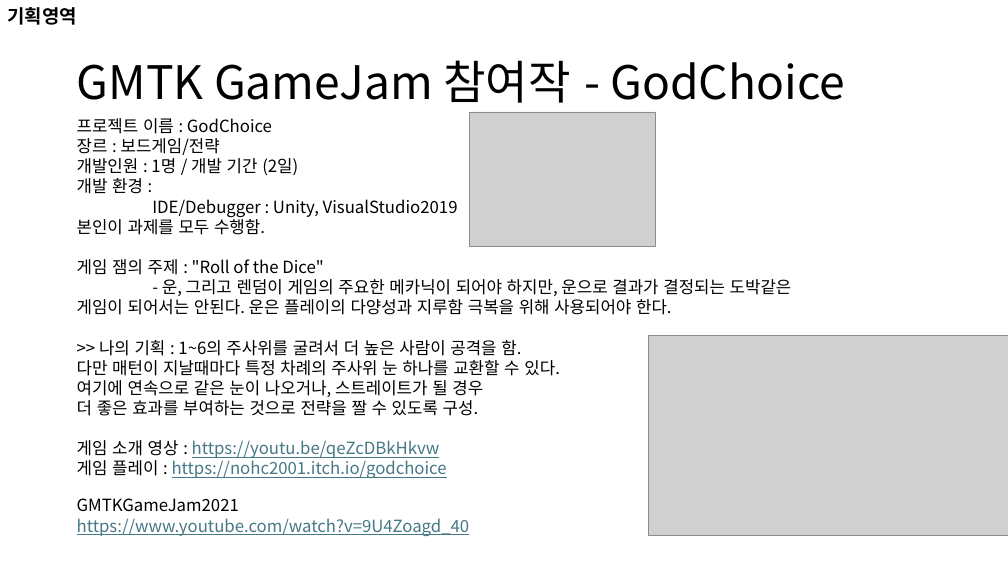
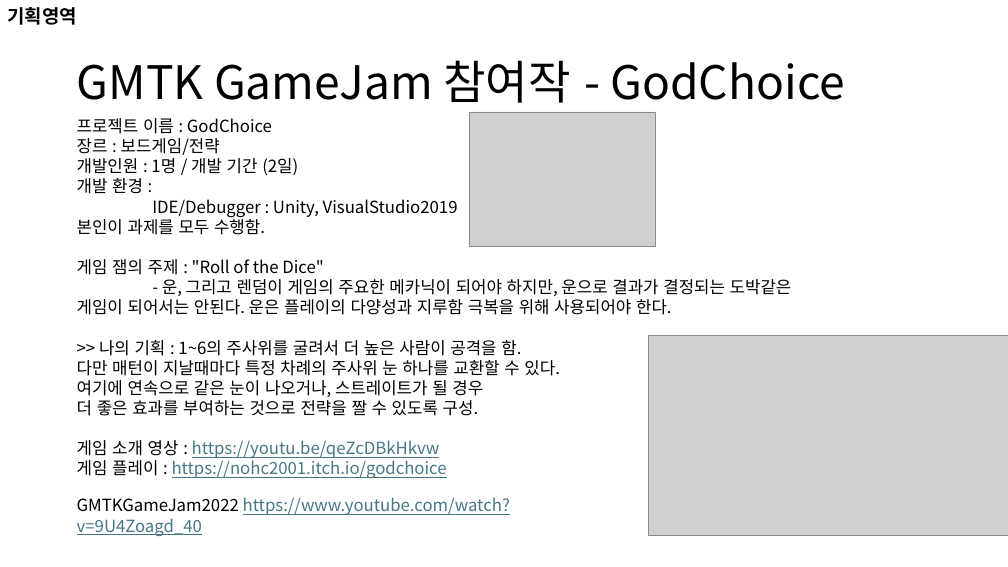
Before and after one commit to nohc2001/PulseCity, a slide deck: slide 20 of 포트폴리오/노훈철 포트폴리오.pptx (slide 19 before the commit). Drawn at 1008x567 pixels with LibreOffice and Linux fonts; fonts in the diff are those of the drawing; grey boxes stand for pictures. Boxes give left, top, right and bottom in pixels: in the first picture for what was removed or moved away, otherwise in the second. Text is boxed around its words. In the diff, an @@ line names an element or a change of style, - is before the commit and + after.

```diff
--- a/포트폴리오/노훈철 포트폴리오.pptx
+++ b/포트폴리오/노훈철 포트폴리오.pptx
@@ text at (77,497,510,536): text changed @@
-GMTKGameJam2021
-https://www.youtube.com/watch?v=9U4Zoagd_40
+GMTKGameJam2022 https://www.youtube.com/watch?v=9U4Zoagd_40
```
Also in this commit, not shown: 10 other slides changed, 1 slide added, 2 other files.
